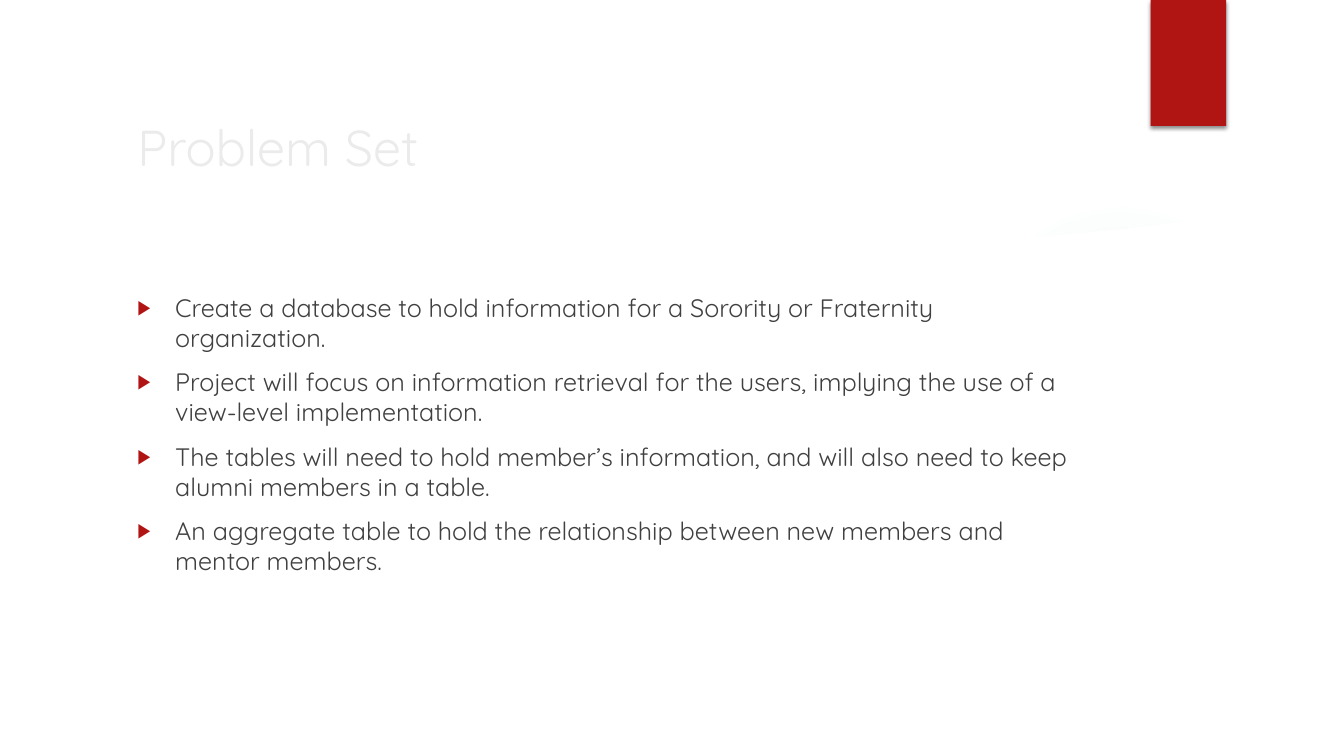
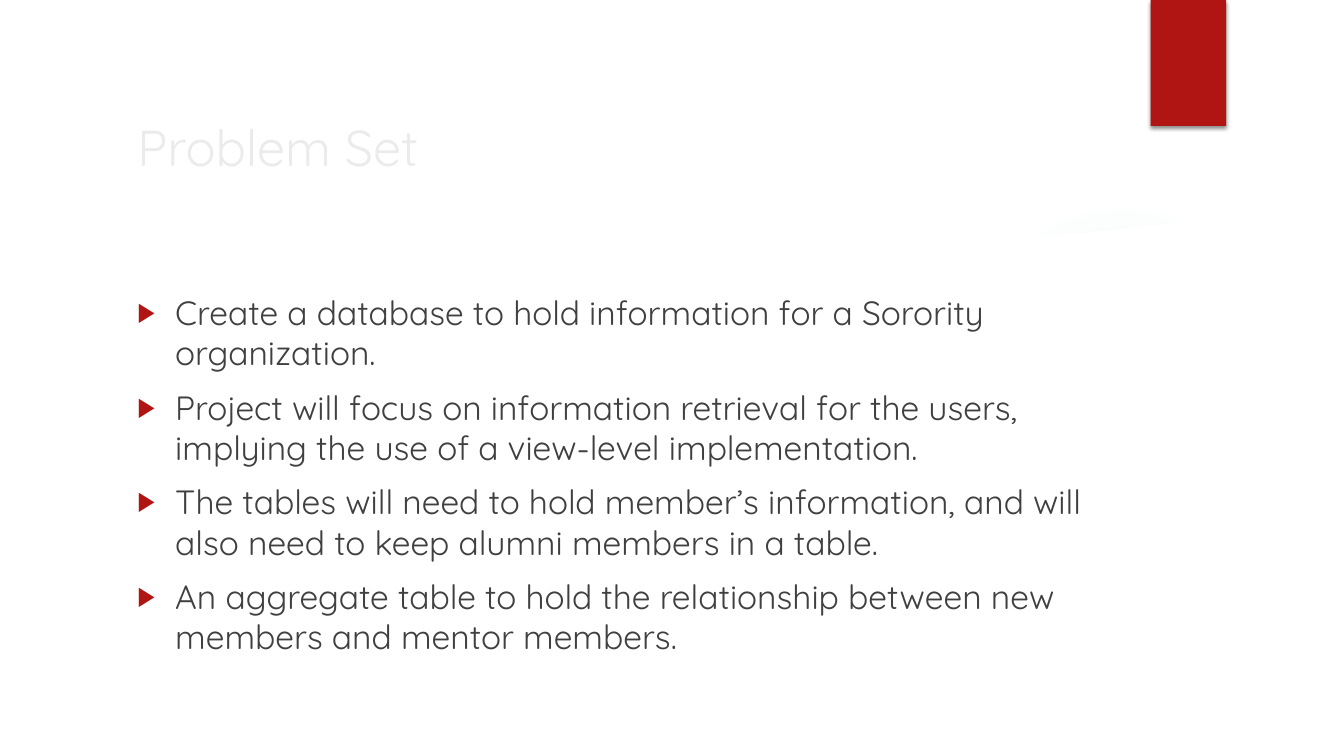
Before and after one commit to wilraz/CSC4402, a slide deck: slide 2 of 4402Presentation.pptx. Drawn at 1344x756 pixels with LibreOffice and Linux fonts; fonts in the diff are those of the drawing; background and template pictures are left out. Boxes give left, top, right and bottom in pixels: in the first picture for what was removed or moved away, otherwise in the second. Text is boxed around its words. In the diff, an @@ line names an element or a change of style, - is before the commit and + after.

Commit message:
Presentation 2.0
Updated and completed presentation

```diff
--- a/4402Presentation.pptx
+++ b/4402Presentation.pptx
@@ text at (175,300,984,372): text changed; size 18 to 24 pt @@
-▶ Create a database to hold information for a Sorority or Fraternity organization.
+▶ Create a database to hold information for a Sorority organization.
@@ text at (175,395,1081,650): size 18 to 24 pt in "Project will focus on information retrieval for ...", "The tables will need to hold member’s ...", "An aggregate table to hold the relationship ..." @@
```
Also in this commit, not shown: 4 other slides changed.
